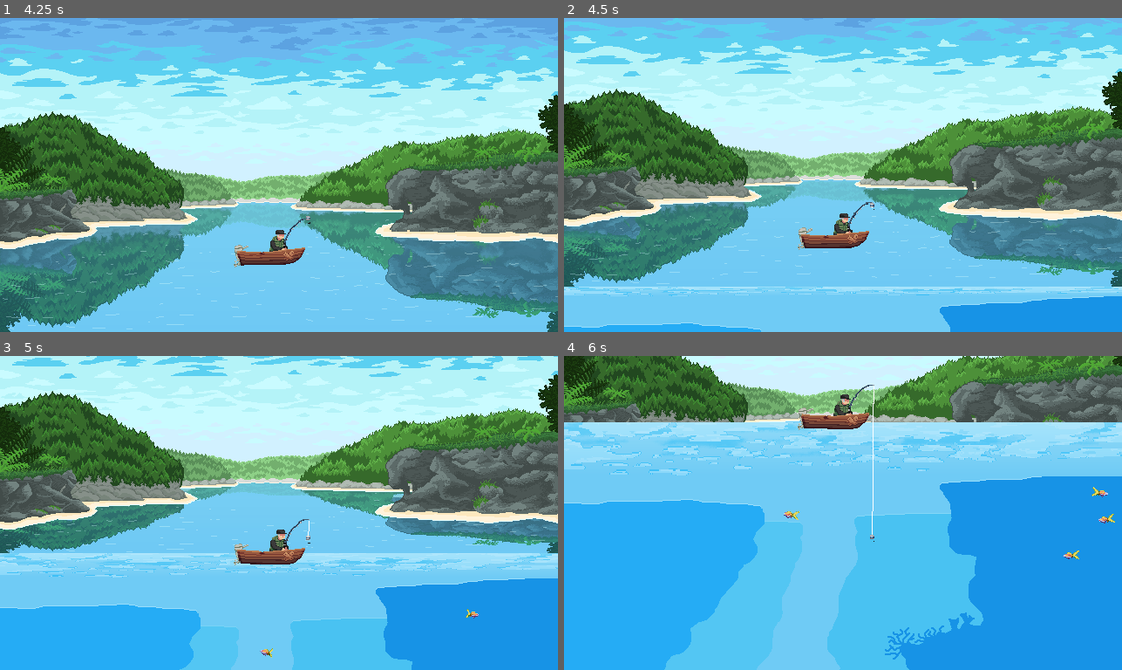
Above: before the commit, frames 1-4 (two rows, left to right).
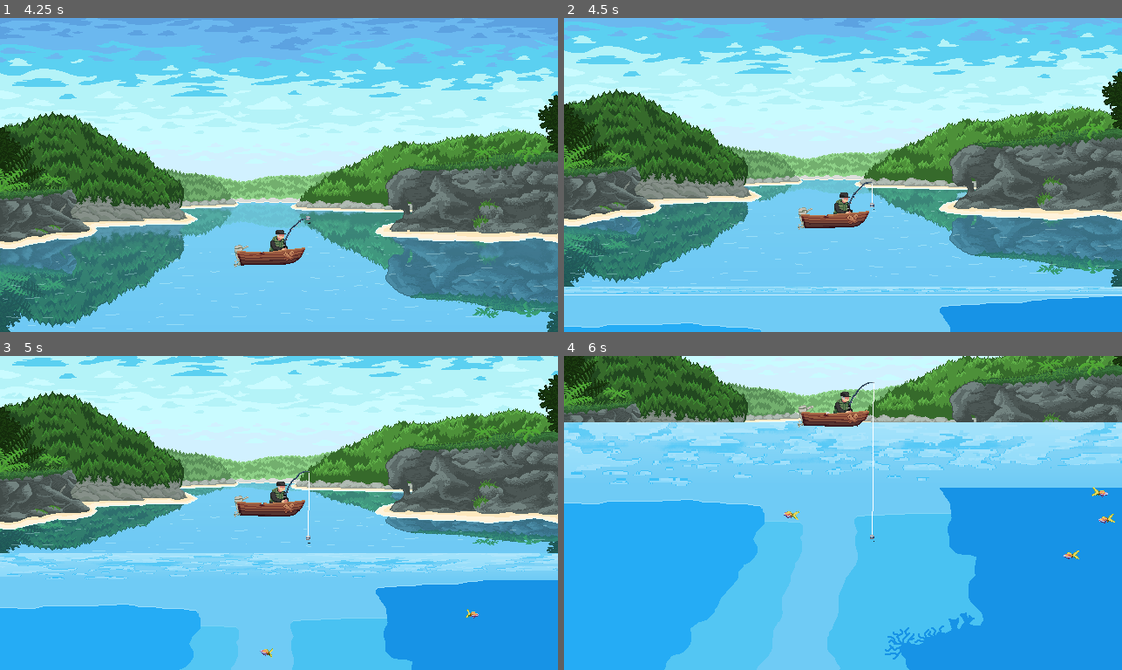
Above: after the commit, the same moments.

Repository: Bad-Onion/gyotaku
Game: Godot game, scene res://main.tscn
Same seed, same stepped clock (60 frames per second), same inputs: the game is played once before the commit and once after it.
Inputs (mouse positions are in pixels of both pictures, inside the frame that each line leads up to):
- Up to frame 1 (4.25 s): click "Jogar" at 0.5 s; move the mouse to (401, 159) at 1.27 s; click (401, 159) at 1.35 s; move the mouse to (167, 190) at 2.02 s; click (167, 190) at 2.1 s; move the mouse to (334, 105) at 2.77 s; click (334, 105) at 2.85 s; move the mouse to (251, 237) at 3.52 s; click (251, 237) at 3.6 s
- Up to frame 2 (4.5 s): move the mouse to (1010, 222) at 4.27 s; click (1010, 222) at 4.35 s
- Up to frame 3 (5 s): no input
- Up to frame 4 (6 s): move the mouse to (675, 465) at 5.02 s; click (675, 465) at 5.1 s; move the mouse to (870, 513) at 5.77 s; click (870, 513) at 5.85 s

Frame 1 is identical in both runs. In frame 2, 6.2% of the frame differs, in the area x 0-100%, y 51-89%; in frame 3, 4.9%; in frame 4, 7.2%, in the area x 0-100%, y 8-42%.

Commit message:
adding camera perspective

Diff:
--- a/gyotaku/scenes/mechanics/camera/perspective_transition_controller.gd
+++ b/gyotaku/scenes/mechanics/camera/perspective_transition_controller.gd
@@ -13,9 +13,6 @@
 const BOAT_UNDERWATER_Y: float = 360.0
 const WATERLINE_Y: float = 360.0
 
-var _last_cam_y: float = 0.0
-var _boat_target_y: float = BOAT_SURFACE_Y
-
 
 func _ready() -> void:
 	_setup_perfect_anchors()
@@ -30,26 +27,18 @@
 
 	var camera_y: float = main_camera.global_position.y
 
-	if boat:
-		var cam_delta: float = camera_y - _last_cam_y
-
-		if cam_delta > 0.0 and cam_delta < 50.0:
-			_boat_target_y += cam_delta
-
-		_boat_target_y = min(_boat_target_y, BOAT_UNDERWATER_Y)
-		boat.base_y = _boat_target_y
-
-	_last_cam_y = camera_y
-
-	var start_transition_y: float = 220.0
+	var start_transition_y: float = 240.0
 	var end_transition_y: float = 500.0
 	var transition_weight: float = clamp((camera_y - start_transition_y) / (end_transition_y - start_transition_y), 0.0, 1.0)
+
+	if boat:
+		boat.base_y = lerp(BOAT_SURFACE_Y, BOAT_UNDERWATER_Y, transition_weight)
 
 	if surface_water_sprite:
 		surface_water_sprite.scale.y = 1.0 - transition_weight
 
 	if ceiling_water_sprite:
-		ceiling_water_sprite.scale.y = transition_weight
+		ceiling_water_sprite.scale.y = transition_weight * 1.2
 
 
 func _setup_perfect_anchors() -> void:
